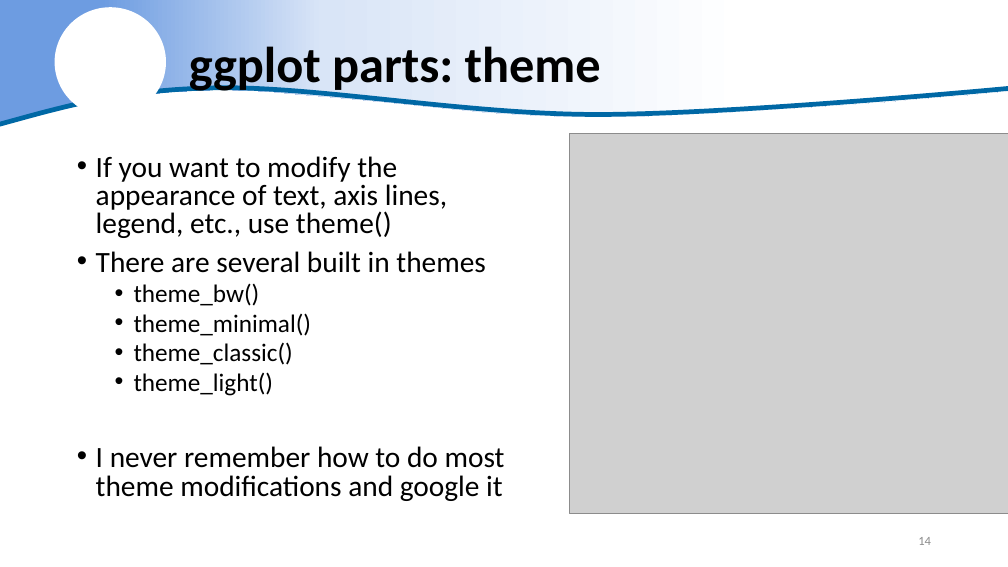
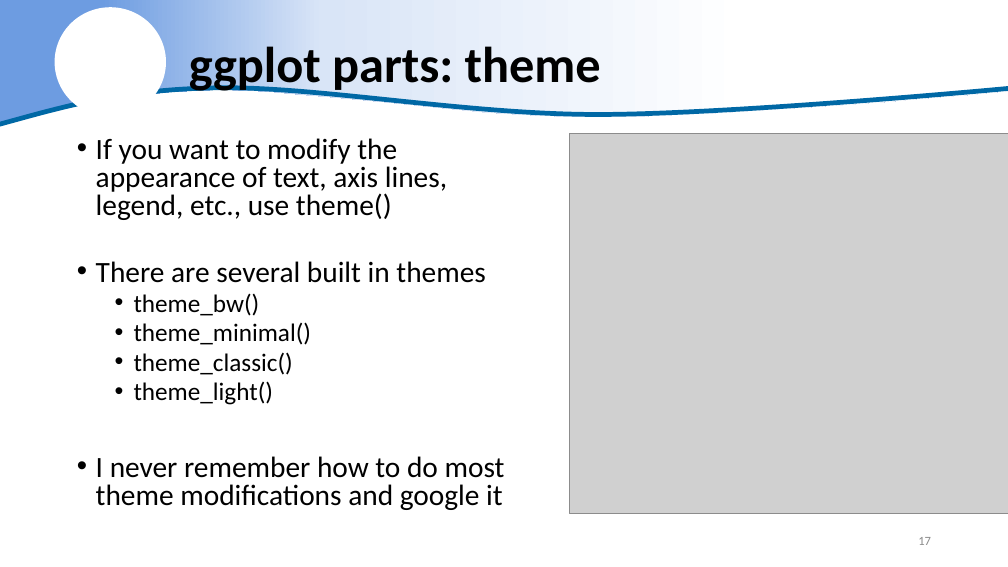
Before and after one commit to justinpriest/R_Intro_ADFG, a slide deck: slide 17 of The Basics of R - Day 2.pptx (slide 14 before the commit). Drawn at 1008x567 pixels with LibreOffice and Linux fonts; fonts in the diff are those of the drawing; grey boxes stand for pictures; background and template pictures are left out. Boxes give left, top, right and bottom in pixels: in the first picture for what was removed or moved away, otherwise in the second. Text is boxed around its words. In the diff, an @@ line names an element or a change of style, - is before the commit and + after.

```diff
--- a/The Basics of R - Day 2.pptx
+++ b/The Basics of R - Day 2.pptx
@@ text "If you want to modify ..." moved from (x1=96, y1=156, x2=505, y2=501) to (x1=96, y1=138, x2=505, y2=510) @@
@@ text at (x1=96, y1=261, x2=485, y2=283): more space between paragraphs @@
@@ page number at (x1=918, y1=537, x2=931, y2=545): text changed @@
-14
+17
```
Also in this commit, not shown: 17 other slides changed, 7 slides added, 19 other files.
